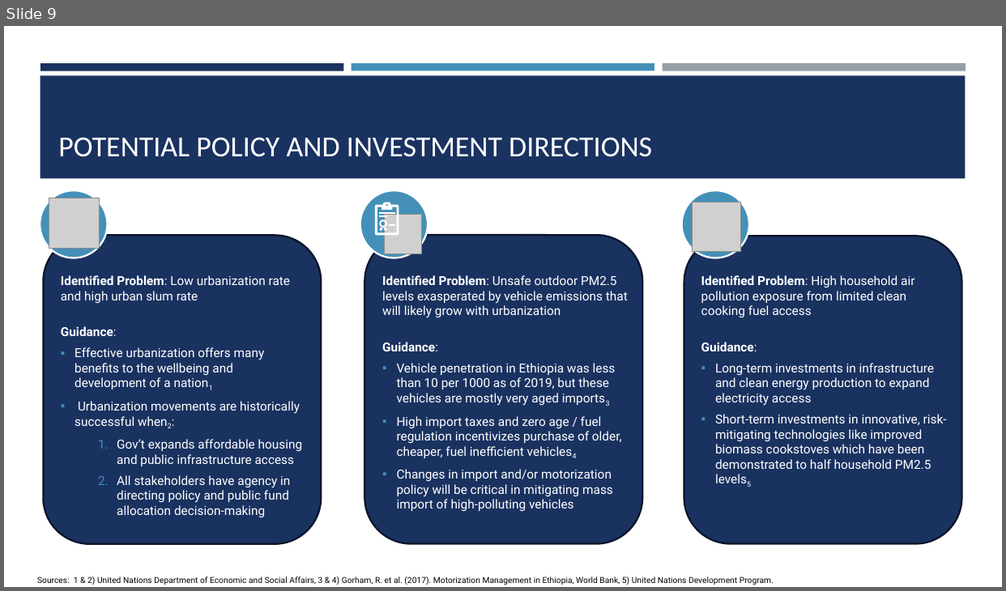
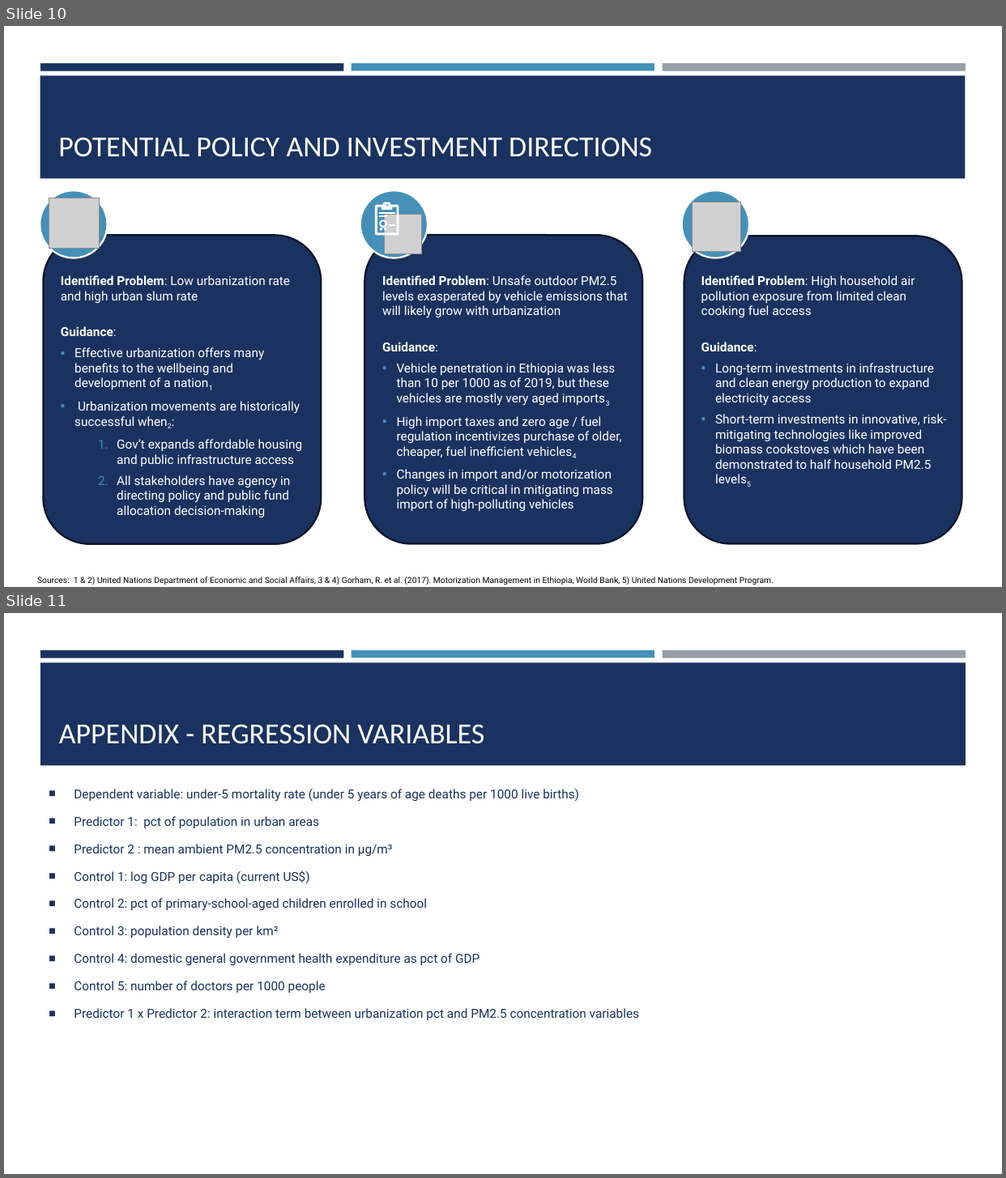
Before and after one commit to Yishak-Ali/Air-Pollution-in-Ethiopia-Report, a slide deck: Air Pollution in Ethiopia - Short Form.pptx. Shown one above the other, each under a label of ours: slide 9 before the commit, slides 10 and 11 after it. The pictures are 1006x591 and 1006x1178 pixels, drawn with LibreOffice and Linux fonts; fonts in the diff are those of the drawing; grey boxes stand for pictures. Boxes give left, top, right and bottom in pixels: in the first picture for what was removed or moved away, otherwise in the second. Text is boxed around its words. In the diff, an @@ line names an element or a change of style, - is before the commit and + after.

Commit message:
regression edits

```diff
--- a/Air Pollution in Ethiopia - Short Form.pptx
+++ b/Air Pollution in Ethiopia - Short Form.pptx
@@ slide 11 added at bbox=[4, 613, 1002, 1174], background #FFFFFF; not listed: 3 template elements that a slide beside it also shows @@
@@ rectangle added at bbox=[40, 662, 966, 766], fill #1A3260 @@
@@ title added at bbox=[59, 724, 484, 744], 28 pt, text #FFFFFF @@
+APPENDIX - REGRESSION VARIABLES
@@ text added at bbox=[74, 789, 639, 1020], 12 pt, text #1A3160 @@
+■ Dependent variable: under-5 mortality rate (under 5 years of age deaths per 1000 live births)
+■ Predictor 1: pct of population in urban areas
+■ Predictor 2 : mean ambient PM2.5 concentration in µg/m³
+■ Control 1: log GDP per capita (current US$)
+■ Control 2: pct of primary-school-aged children enrolled in school
+■ Control 3: population density per km²
+■ Control 4: domestic general government health expenditure as pct of GDP
+■ Control 5: number of doctors per 1000 people
+■ Predictor 1 x Predictor 2: interaction term between urbanization pct and PM2.5 concentration variables
@@ what was slide 9 is now slide 10 @@
```
Also in this commit, not shown: 1 other slide added, 1 other file.
